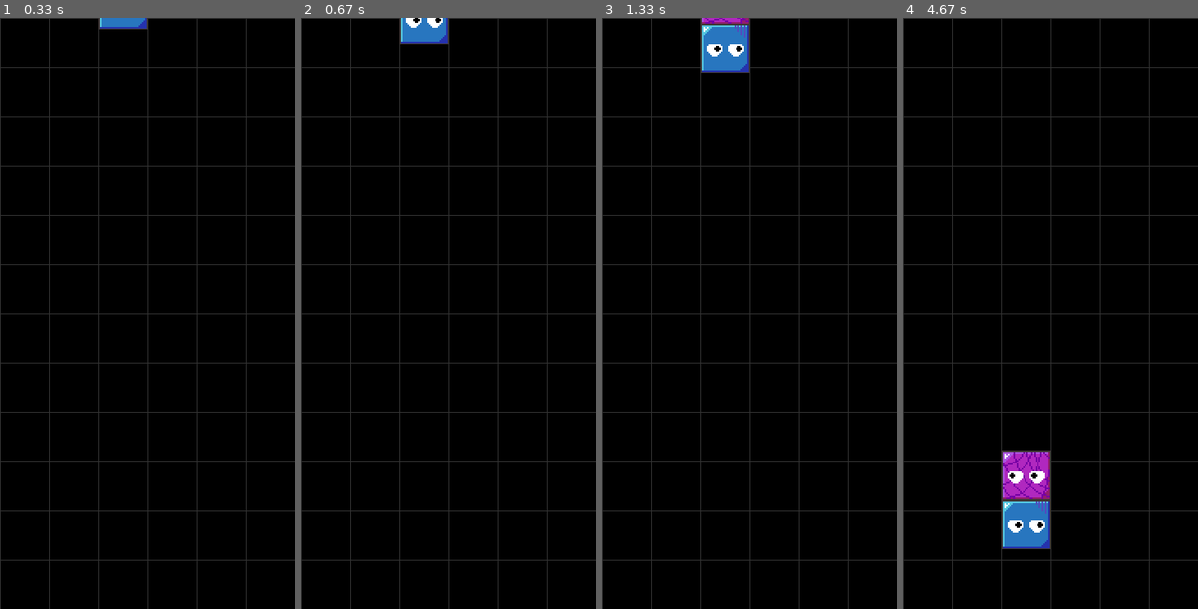
Above: before the commit, frames 1-4 (left to right).
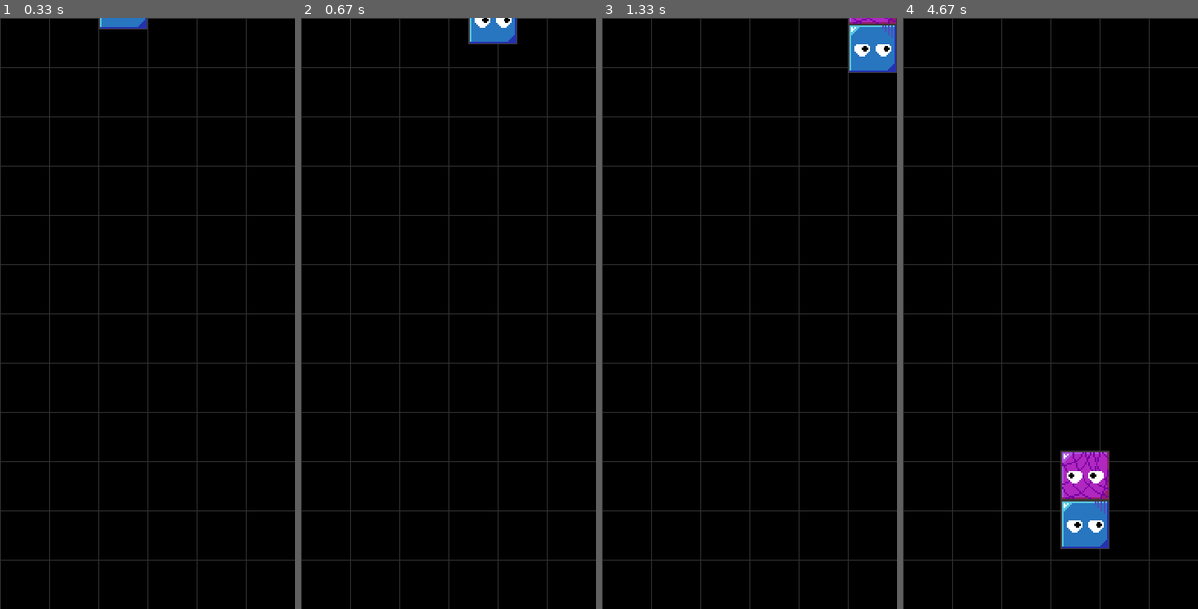
Above: after the commit, the same moments.

Repository: Fuga578/pygame-PuyoPuyo
Game: pygame game, started from main.py
Same seed, same stepped clock (60 frames per second), same inputs: the game is played once before the commit and once after it.
Inputs:
- Up to frame 1 (0.33 s): no input
- Up to frame 2 (0.67 s): hold Right from 0.33 s (still down)
- Up to frame 3 (1.33 s): release Right at 0.8 s; hold Up 0.83-1.13 s; hold Right from 1.17 s (still down)
- Up to frame 4 (4.67 s): release Right at 1.63 s; hold Left 1.67-2.2 s; hold Down 2.23-2.53 s; hold Left 2.57-2.97 s; hold Right 3.4-4.03 s; hold Down 4.07-4.43 s; hold Left from 4.47 s (still down)

Frame 1 is identical in both runs. In frame 2, 1.4% of the frame differs, in the area x 33-74%, y 0-5%; in frame 3, 3.0%; in frame 4, 5.4%, in the area x 33-70%, y 73-90%.

Commit message:
左右移動実装

Diff:
--- a/main.py
+++ b/main.py
@@ -16,6 +16,7 @@
     CREATE_PLAYER_PUYO = auto() # 操作ぷよの作成
     PLAYING = auto()    # ぷよの操作
     FIX = auto()    # ぷよの固定
+    MOVE = auto()   # ぷよの移動
     GAME_OVER = auto()  # ゲームオーバー
 
 
@@ -119,10 +120,18 @@
                             self.game_state = GameState.PLAYING
                         case PlayerState.FIX:
                             self.game_state = GameState.FIX
+                        case PlayerState.MOVE:
+                            self.game_state = GameState.MOVE
                 # ぷよの固定
                 case GameState.FIX:
                     self.player.fix()
                     self.game_state = GameState.CHECK_FALL_PUYO
+                # ぷよの移動
+                case GameState.MOVE:
+                    is_moving = self.player.move()
+                    # ぷよの移動が終了した場合
+                    if not is_moving:
+                        self.game_state = GameState.PLAYING
 
             # イベントの取得
             for event in pygame.event.get():
--- a/scripts/player.py
+++ b/scripts/player.py
@@ -9,6 +9,7 @@
 class PlayerState(Enum):
     PLAYING = auto()
     FIX = auto()
+    MOVE = auto()
 
 
 class Player:
@@ -30,6 +31,10 @@
         self.rotation = 0
 
         self.grounded_frames = 0
+
+        self.move_source_x = 0
+        self.move_dest_x = 0
+        self.moving_frame = 0
 
     def create_puyo(self):
         # ぷよを作成できるかチェック
@@ -121,6 +126,55 @@
         if self.grid_y + self.grid_dy >= 0:
             self.game.stage.set_puyo(self.grid_x + self.grid_dx, self.grid_y + self.grid_dy, self.rotated_puyo)
 
+    def _check_move(self):
+        can_move = True
+        if self.game.inputs["left"] or self.game.inputs["right"]:
+            # 左右の確認
+            dx = -1 if self.game.inputs["left"] else 1
+            # 中心ぷよ
+            if self.game.stage.get_puyo(self.grid_x + dx, self.grid_y):
+                can_move = False
+            # 回転ぷよ
+            if self.game.stage.get_puyo(self.grid_x + self.grid_dx + dx, self.grid_y + self.grid_dy):
+                can_move = False
+
+            # 接地していない場合、さらに1つ下の左右を確認
+            if self.grounded_frames == 0:
+                # 中心ぷよ
+                if self.game.stage.get_puyo(self.grid_x + dx, self.grid_y + 1):
+                    can_move = False
+                # 回転ぷよ
+                if self.game.stage.get_puyo(self.grid_x + self.grid_dx + dx, self.grid_y + self.grid_dy + 1):
+                    can_move = False
+
+            if can_move:
+                self.move_source_x = self.grid_x * TILE_SIZE
+                self.move_dest_x = (self.grid_x + dx) * TILE_SIZE
+
+                self.grid_x += dx
+
+        return can_move
+
+    def move(self):
+        # 左右移動中も自由落下
+        self._fall()
+
+        frames_ratio = self.moving_frame / PLAYER_MOVE_FRAMES
+        frames_ratio = min(frames_ratio, 1)
+
+        self.left = (self.move_dest_x - self.move_source_x) * frames_ratio + self.move_source_x
+        self._set_puyo_pos()
+
+        self.moving_frame += 1
+
+        # 移動終了判定
+        is_moving = True
+        if frames_ratio == 1:
+            is_moving = False
+            self.moving_frame = 0
+
+        return is_moving
+
     def render(self, surface):
         if self.center_puyo:
             self.center_puyo.render(surface)
@@ -131,6 +185,11 @@
         is_fall = self._fall()
         if not is_fall:
             return PlayerState.FIX
+        self._set_puyo_pos()
 
-        self._set_puyo_pos()
+        if self.game.inputs["left"] or self.game.inputs["right"]:
+            can_move = self._check_move()
+            if can_move:
+                return PlayerState.MOVE
+
         return PlayerState.PLAYING
--- a/scripts/settings.py
+++ b/scripts/settings.py
@@ -34,3 +34,6 @@
 
 # ぷよを固定する接地フレーム
 LOCK_GROUNDED_FRAMES = 20
+
+# 操作ぷよ移動のフレーム数
+PLAYER_MOVE_FRAMES = 10
